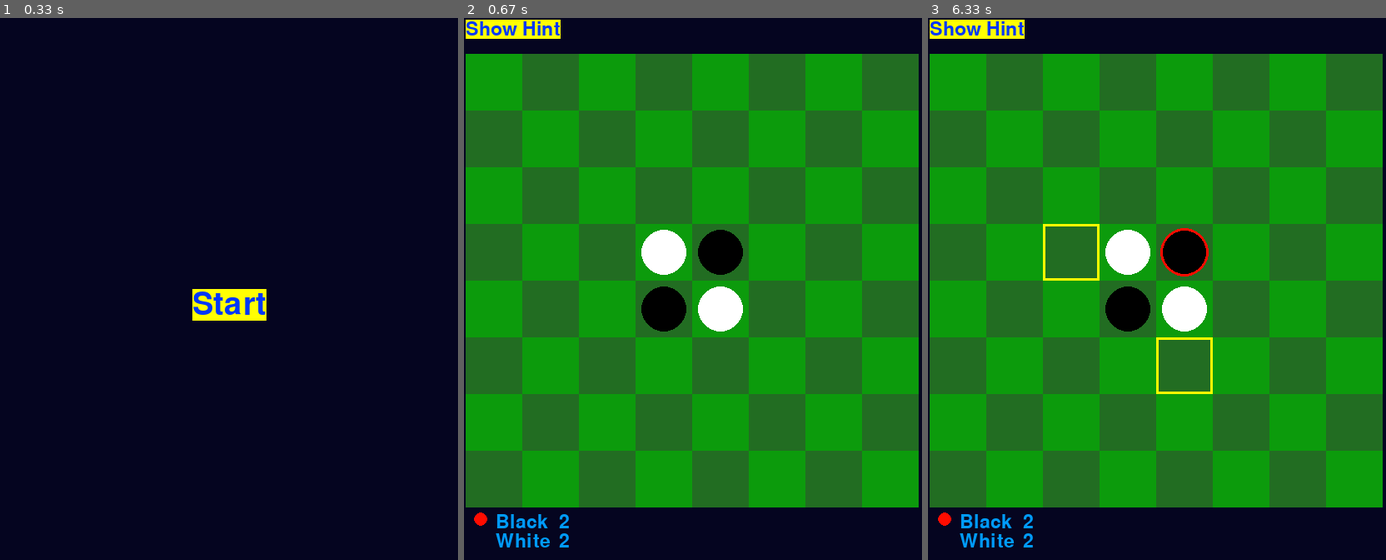
Above: before the commit, frames 1-3 (left to right).
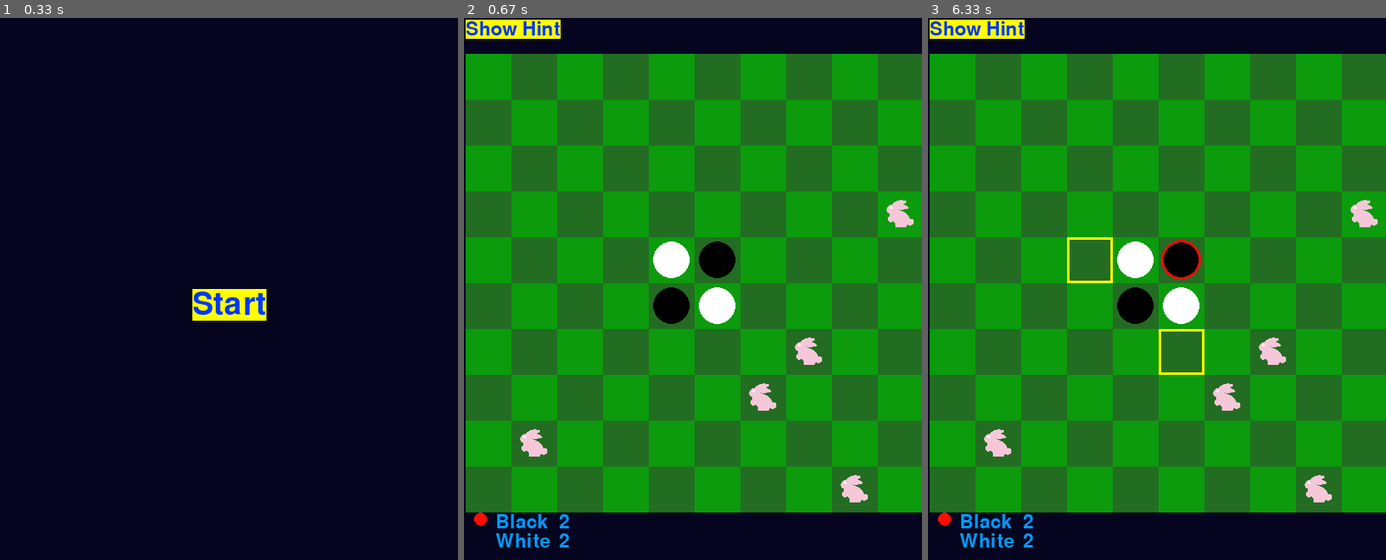
Above: after the commit, the same moments.

Repository: Eric-Fratzke/pygames
Game: pygame game, started from othello/othello.py
Two runs of this game, one before a commit and one after it. Both use one fixed random seed, a clock stepped at 60 frames per second and the inputs below.
Inputs (mouse positions are in pixels of both pictures, inside the frame that each line leads up to):
- Up to frame 1 (0.33 s): no input
- Up to frame 2 (0.67 s): click (674, 310) at 0.43 s
- Up to frame 3 (6.33 s): click (1161, 326) at 0.8 s; click (1175, 267) at 6.2 s

Frame 1 is identical in both runs. In frame 2, 44% of the frame differs, in the area x 0-100%, y 6-92%; in frame 3, 45%.

Commit message:
Bunny added

Diff:
--- a/othello/othello.py
+++ b/othello/othello.py
@@ -1,6 +1,6 @@
 #!/usr/bin/env python3
 import datetime
-import pygame,math,random
+import pygame,math,random, time
 
 
 	# ---------------------------- Board Class ------------------------------------
@@ -13,7 +13,7 @@
 	PLAYER_NEITHER = -1 # niether player
 	PLAYER_BLACK = 0 # player one (black)
 	PLAYER_WHITE = 1 # player two (white)
-	DIMEN = 8 # dimension of the grid 8x8
+	DIMEN = 10 # dimension of the grid 8x8
 	BLACK = [0,0,0]
 	WHITE = [255,255,255]
 
@@ -24,7 +24,9 @@
 	TIE = 2 		# TIE
 	NO_MOVES = 3
 	GAME_OVER = 4
-	WAIT_TIME = 5 # 5 seconds
+	WAIT_TIME = 8 # 5 steps
+	BUNNY_FILE = 'bunny.png'
+
 	# ---------------------------- Cell Class ------------------------------------
 	class Cell:
 		'''
@@ -36,6 +38,8 @@
 		# Statics for the cells
 		HIGHLIGHT_PIECE_COLOR= [255,12,0]
 		HIGHLIGHT_CELL_COLOR = [250,250,0]
+		TEXT_COLOR = [205,5,1]
+
 		FRAMES = 5 # number animation frames
 		# ---------------------------- Cell Definitions ------------------------------------
 		def __init__(self, grid_pos, screen_pos, size, owner):
@@ -55,6 +59,11 @@
 					self.cell_color = Board.TILE_COLOR_A
 			else:
 				self.cell_color = Board.TILE_COLOR_B
+			self.bunny = None
+			self.plus_one_frame = False # if bonus
+			self.font = pygame.font.SysFont(None, 54)
+			self.plus_one_text = self.font.render('+1', True,  self.TEXT_COLOR)
+
 
 		def __repr__(self):
 			return "(" + str( self.grid_pos[0]) + ", " + str(self.grid_pos[1]) + ")"
@@ -66,12 +75,14 @@
 
 		def __hash__(self):
 			return hash(self.grid_pos )
+
 
 		def copy(self):
 			'''
 				return deepcopy of cell
 			'''
 			return Board.Cell(self.grid_pos, self.screen_pos, self.size, self.owner)
+
 
 		def draw(self, screen):
 			pygame.draw.rect(screen, self.cell_color, self.rect, 0)
@@ -79,7 +90,6 @@
 			if self.owner != Board.PLAYER_NEITHER:
 				color = None
 				if self.frame == 0: # not currently animated
-
 					if self.owner == Board.PLAYER_BLACK:
 						color = Board.BLACK
 					elif self.owner == Board.PLAYER_WHITE:
@@ -89,6 +99,8 @@
 					# to simulate the piece being flipped draw an ellipse whose width decrease then increases
 					# on the increase change the color to the new owner
 					# flips along
+					if self.bunny:
+						self.plus_one_frame = 1
 					rot = math.sin(self.frame)
 					if rot < 0:
 						rot *= -1
@@ -111,11 +123,30 @@
 					self.frame %= self.FRAMES
 
 
+			if self.bunny != None:
+				pos =  int(self.midpoint[0]-self.bunny.get_width()/2),\
+				  		int(self.midpoint[1]-self.bunny.get_height()/2)
+				screen.blit(self.bunny, pos)
+				if self.plus_one_frame > 0:
+					x,y = self.rect[0], self.rect[1]
+					w,h = self.rect[2]+self.frame*2, self.rect[3]+self.frame*2
+					screen.blit(self.plus_one_text, [x,y,w,h])
+					if self.plus_one_frame == 0:
+						self.plus_one_frame = False
+					else:
+						self.plus_one_frame += 1
+						self.plus_one_frame %= self.FRAMES
+
 		def flip(self):
 			self.frame = 1
 			# flip owner
 			self.owner = Board.toggle_player(self.owner)
 
+		def value(self):
+			if self.bunny:
+				return 2
+			else:
+				return 1
 
 		def draw_highlight(self,screen, piece=False):
 			if piece:
@@ -134,8 +165,16 @@
 		self.offset = offset
 		self.size = size
 		cell_size = size[0]//self.DIMEN, size[1]//self.DIMEN
+		img_size = int(cell_size[0]*0.6), int(cell_size[1]*0.6)
+		self.img = pygame.transform.scale(pygame.image.load(self.BUNNY_FILE), img_size)
 		self.grid = []
 		self.setup_board(offset, cell_size)
+		# TODO - random ", draw as bunny
+		# assign "bunnies" double point cells
+		random.seed(datetime.datetime.now())
+		for i in range(0,5):
+			x,y =  random.randint(0,self.DIMEN-1), random.randint(0, self.DIMEN-1)
+			self.grid[x][y].bunny = self.img
 		self.winner = self.PLAYER_NEITHER
 		self.wait = 0 #animation waittime, after eah move made wait for animation
 
@@ -187,7 +226,10 @@
 		return self.winner
 
 	def get_score(self, player):
-		return len(self.pieces[player].keys())
+		score = 0
+		for cell in self.pieces[player]:
+			score += cell.value()
+		return score
 
 	def check_game_over(self):
 		'''
@@ -375,6 +417,7 @@
 		for move in moves:
 			if move[1] == cell_to:
 				self.move_piece(move)
+				cell_to.plus_one_frame = 1
 
 
 	def get_move_delta(self, move):
@@ -405,6 +448,7 @@
 		'''
 			returns board state or potential move (cell_from, cell_to)
 		'''
+		#stall
 		move = Board.GAME_OVER
 		if not self.board.check_game_over():
 			move = Board.NO_MOVES # does not own any cells!
Not shown, changed: othello/README.md
Binary file added: othello/bunny.png
